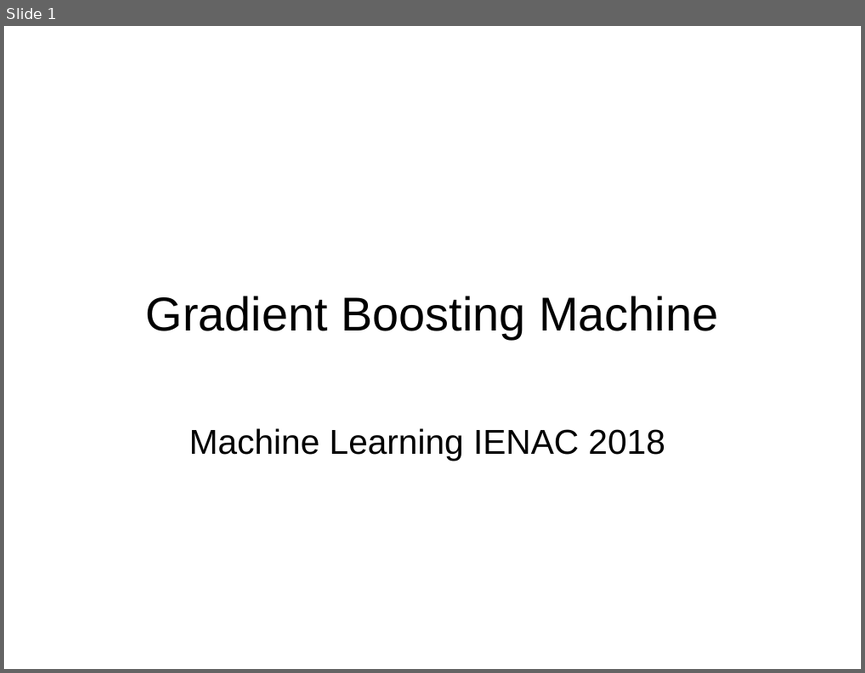
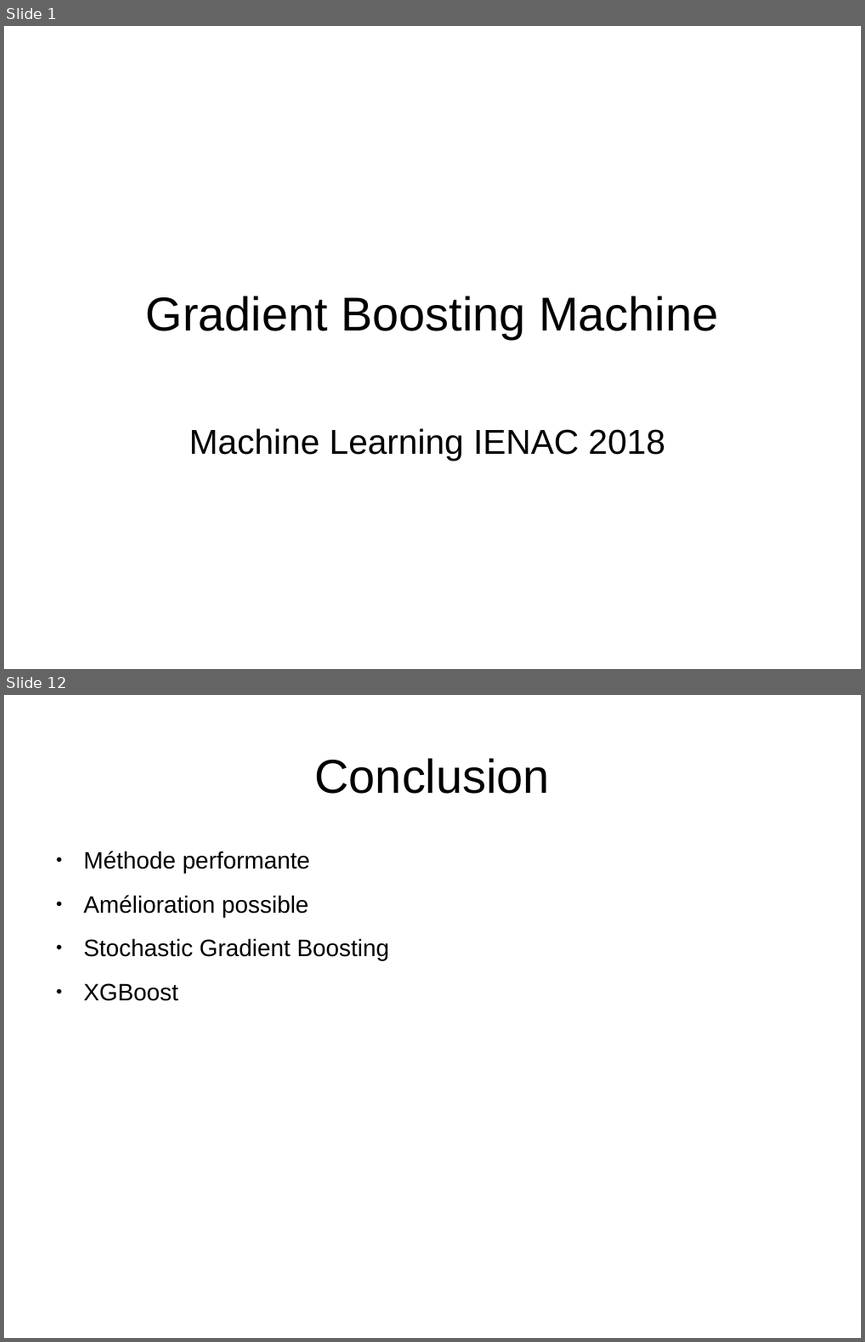
Before and after one commit to kad15/GBM, a slide deck: GBM_kad.odp. Shown one above the other, each under a label of ours: slide 1 before the commit, slides 1 and 12 after it; the slides between them are not shown. The pictures are 865x673 and 865x1342 pixels, drawn with LibreOffice and Linux fonts; fonts in the diff are those of the drawing; background and template pictures are left out. Boxes give left, top, right and bottom in pixels: in the first picture for what was removed or moved away, otherwise in the second. Text is boxed around its words. In the diff, an @@ line names an element or a change of style, - is before the commit and + after.

```diff
--- a/GBM_kad.odp
+++ b/GBM_kad.odp
@@ slide 12 added at (4, 695, 861, 1338), background #FFFFFF @@
@@ title added at (315, 758, 550, 794), 44 pt, text #000000 @@
+Conclusion
@@ text added at (84, 851, 390, 1001), 22 pt, text #000000 @@
+● Méthode performante
+● Amélioration possible
+● Stochastic Gradient Boosting
+● XGBoost
```
Also in this commit, not shown: 10 other slides added, 3 slides removed.
